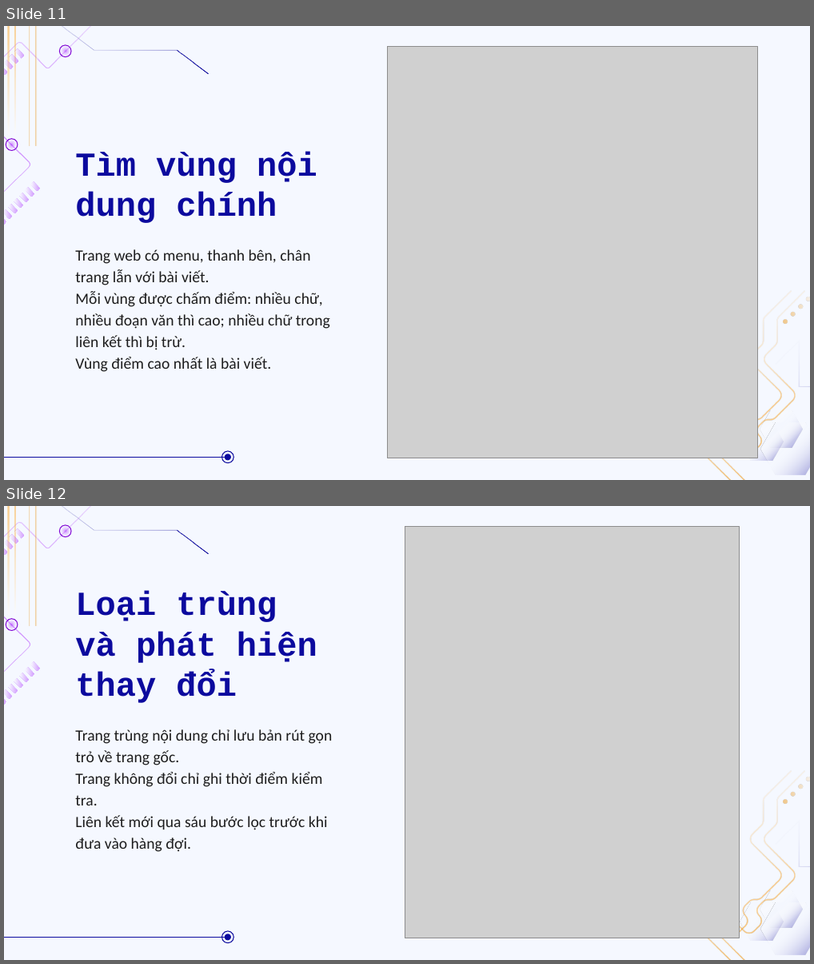
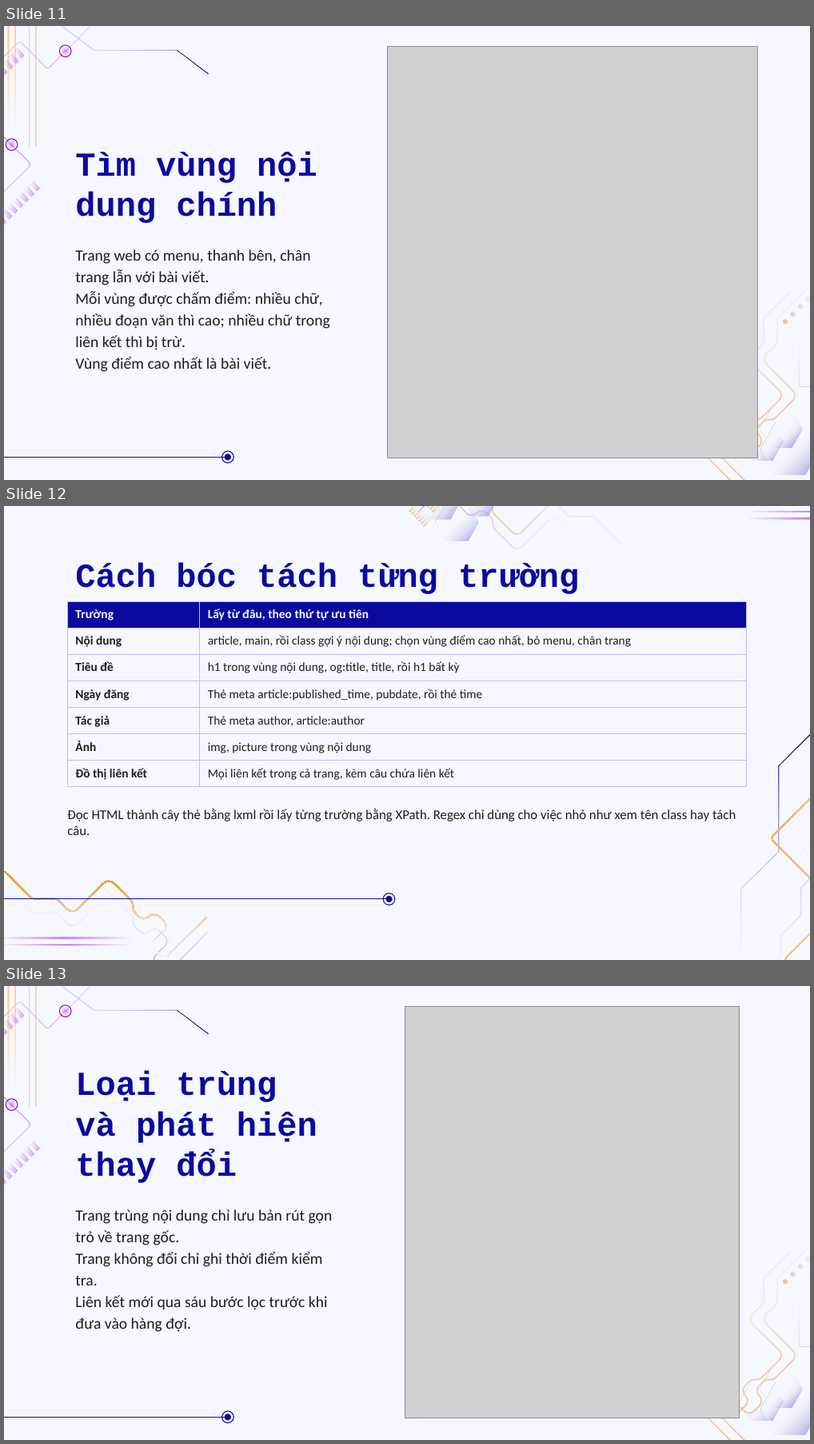
Before and after one commit to doanan293/WebCorpusPipeline, a slide deck: docs/presentation/BAT-thu-thap-boc-tach-tim-kiem.pptx. Shown one above the other, each under a label of ours: slides 11 and 12 before the commit, slides 11, 12 and 13 after it. The pictures are 814x964 and 814x1444 pixels, drawn with LibreOffice and Linux fonts; fonts in the diff are those of the drawing; grey boxes stand for pictures; background and template pictures are left out. Boxes give left, top, right and bottom in pixels: in the first picture for what was removed or moved away, otherwise in the second. Text is boxed around its words. In the diff, an @@ line names an element or a change of style, - is before the commit and + after.

```diff
--- a/docs/presentation/BAT-thu-thap-boc-tach-tim-kiem.pptx
+++ b/docs/presentation/BAT-thu-thap-boc-tach-tim-kiem.pptx
@@ slide 12 added at [4, 506, 810, 960], background #F5F8FF @@
@@ group added at [410, 506, 810, 558]: 17 freeform shapes @@
@@ title added at [75, 562, 579, 594], 30 pt, text #0C0A9E, bold @@
+Cách bóc tách từng trường
@@ table added at [68, 601, 746, 787], 7 rows, 2 columns @@
+Trường | Lấy từ đâu, theo thứ tự ưu tiên
+Nội dung | article, main, rồi class gợi ý nội dung; chọn vùng điểm cao nhất, bỏ menu, chân trang
+Tiêu đề | h1 trong vùng nội dung, og:title, title, rồi h1 bất kỳ
+Ngày đăng | Thẻ meta article:published_time, pubdate, rồi thẻ time
+Tác giả | Thẻ meta author, article:author
+Ảnh | img, picture trong vùng nội dung
+Đồ thị liên kết | Mọi liên kết trong cả trang, kèm câu chứa liên kết
@@ group added at [611, 628, 810, 960]: 4 freeform shapes @@
@@ text added at [67, 808, 736, 835], 12 pt, text #1D1D1D @@
+Đọc HTML thành cây thẻ bằng lxml rồi lấy từng trường bằng XPath. Regex chỉ dùng cho việc nhỏ như xem tên class hay tách câu.
@@ group added at [4, 870, 395, 960]: 2 freeform shapes, 2 ellipses, 1 line @@
@@ freeform shape added at [4, 937, 136, 938], fill gradient #9900FF to #FFFFFF @@
@@ freeform shape added at [4, 944, 136, 945], fill gradient #9900FF to #FFFFFF @@
@@ what was slide 12 is now slide 13 @@
```
Also in this commit, not shown: 5 slides changed, 2 other slides added, 1 slide removed, 3 other files.
